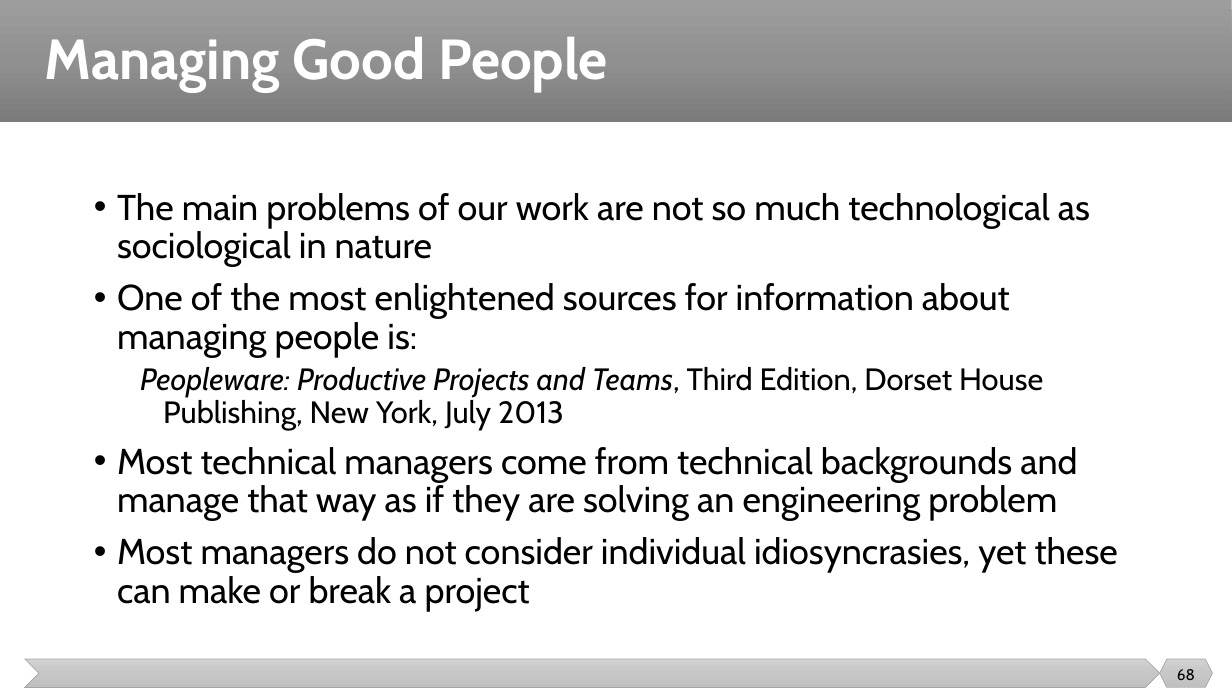
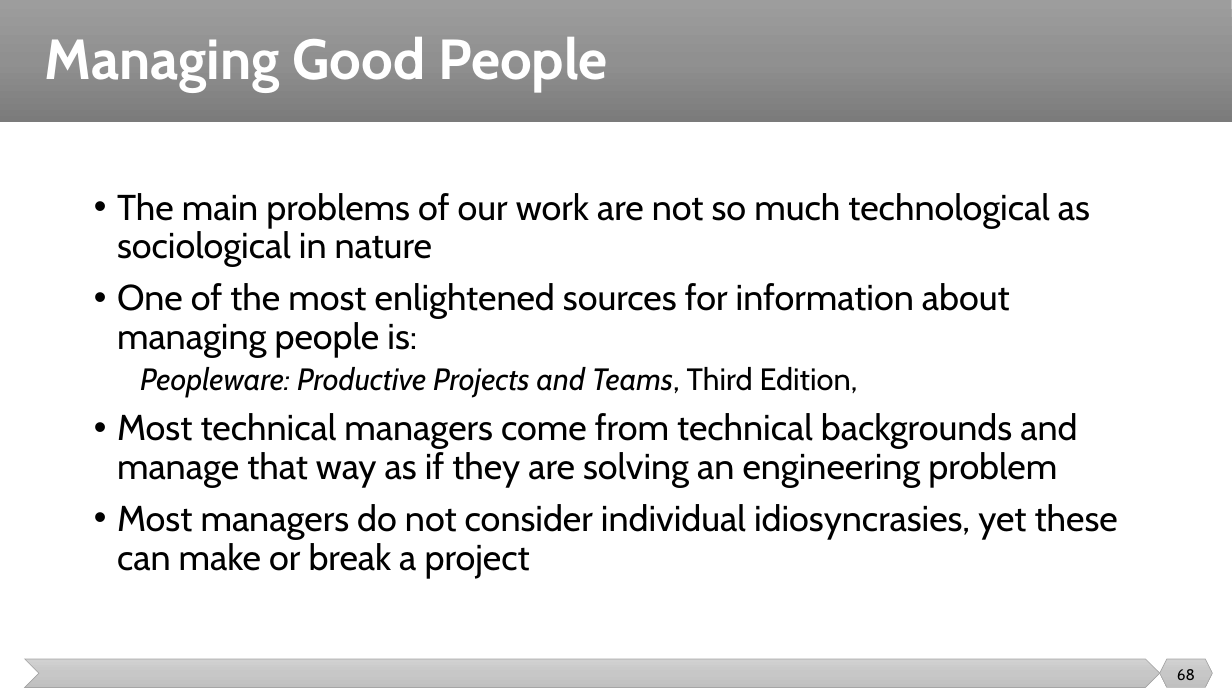
Before and after one commit to malenezi/malenezi, a slide deck: slide 68 of SE423/Lectures/3-Team/Team.pptx. Drawn at 1232x693 pixels with LibreOffice and Linux fonts; fonts in the diff are those of the drawing. Boxes give left, top, right and bottom in pixels: in the first picture for what was removed or moved away, otherwise in the second. Text is boxed around its words. In the diff, an @@ line names an element or a change of style, - is before the commit and + after.

```diff
--- a/SE423/Lectures/3-Team/Team.pptx
+++ b/SE423/Lectures/3-Team/Team.pptx
@@ text at (x1=140, y1=367, x2=858, y2=396): text changed; italic on @@
-  Peopleware: Productive Projects and Teams, Third Edition, Dorset House Publishing, New York, July 2013
+  Peopleware: Productive Projects and Teams, Third Edition,
```
Also in this commit, not shown: 6 other slides changed.
